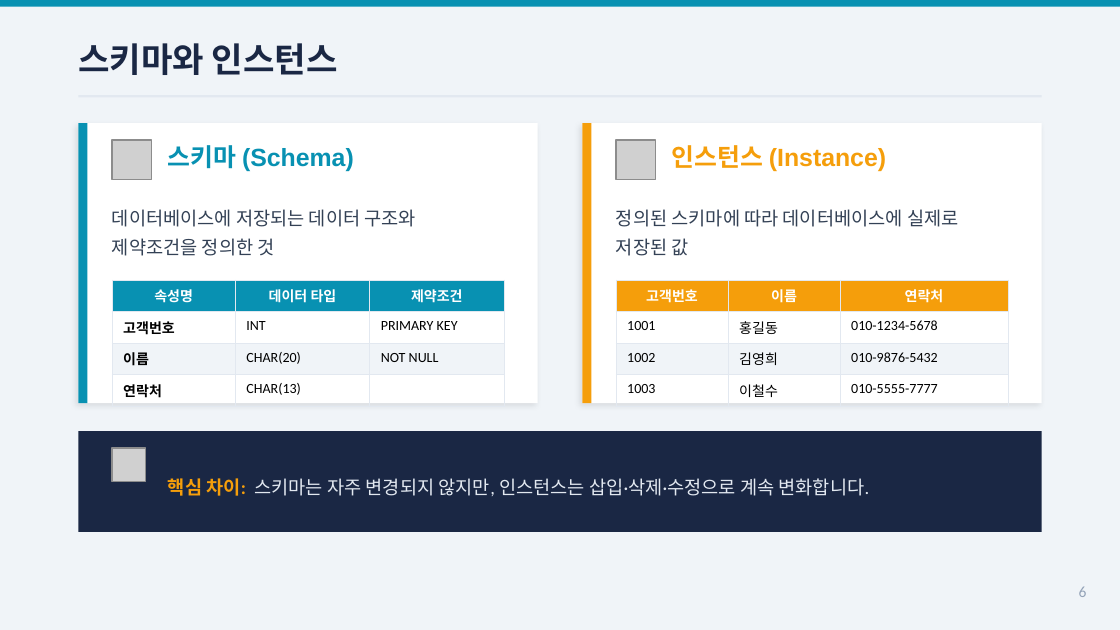
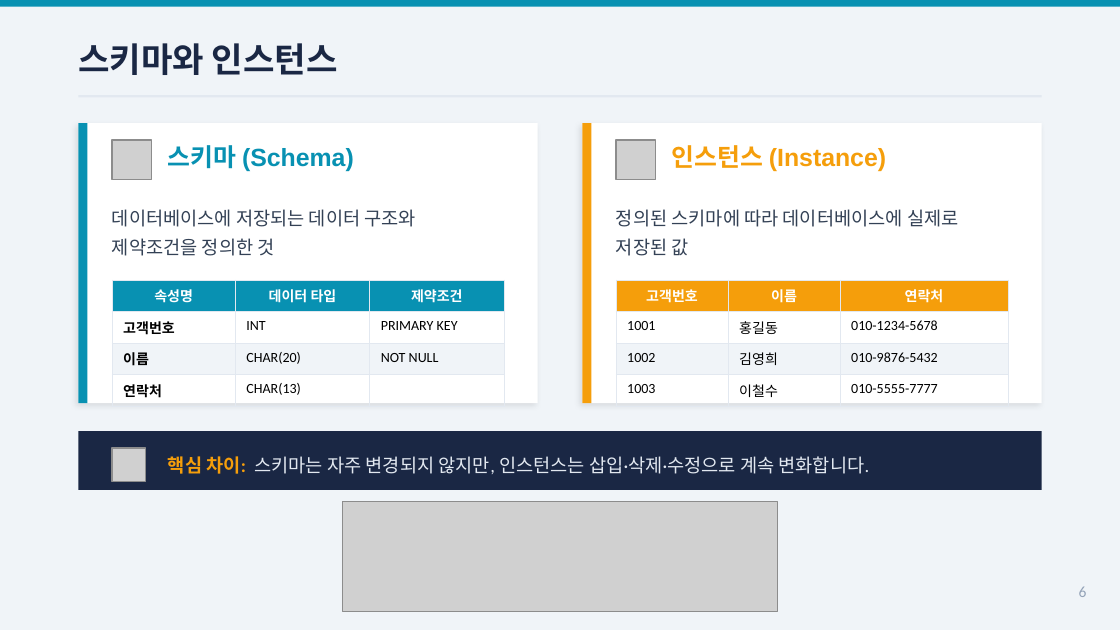
Before and after one commit to Sangdon-Park/Sangdon-Park.github.io, a slide deck: slide 6 of data/DB시스템/3장_데이터베이스시스템_박상돈.pptx. Drawn at 1120x630 pixels with LibreOffice and Linux fonts; fonts in the diff are those of the drawing; grey boxes stand for pictures. Boxes give left, top, right and bottom in pixels: in the first picture for what was removed or moved away, otherwise in the second. Text is boxed around its words. In the diff, an @@ line names an element or a change of style, - is before the commit and + after.

```diff
--- a/data/DB시스템/3장_데이터베이스시스템_박상돈.pptx
+++ b/data/DB시스템/3장_데이터베이스시스템_박상돈.pptx
@@ rectangle: place and size @@
-rectangle at (78,431,1042,532)
+rectangle at (78,431,1042,491)
@@ text "핵심 차이: 스키마는 자주 변경되지 ...": place and size @@
-text "핵심 차이: 스키마는 자주 변경되지 ..." at (168,478,870,496)
+text "핵심 차이: 스키마는 자주 변경되지 ..." at (168,456,870,474)
@@ picture added at (343,501,777,610) @@
```
Also in this commit, not shown: 1 other slide changed, 3 slides added, 2 other files.
